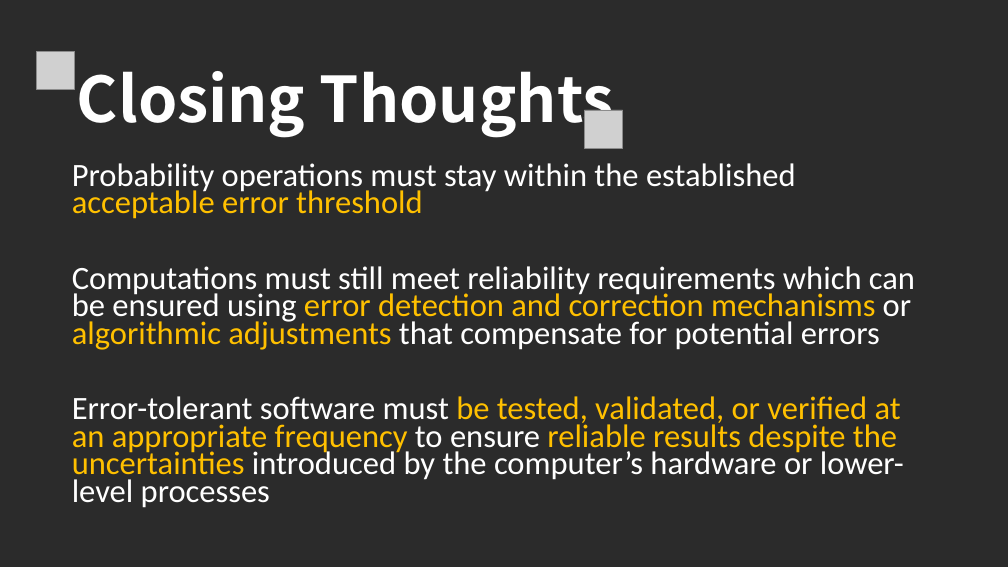
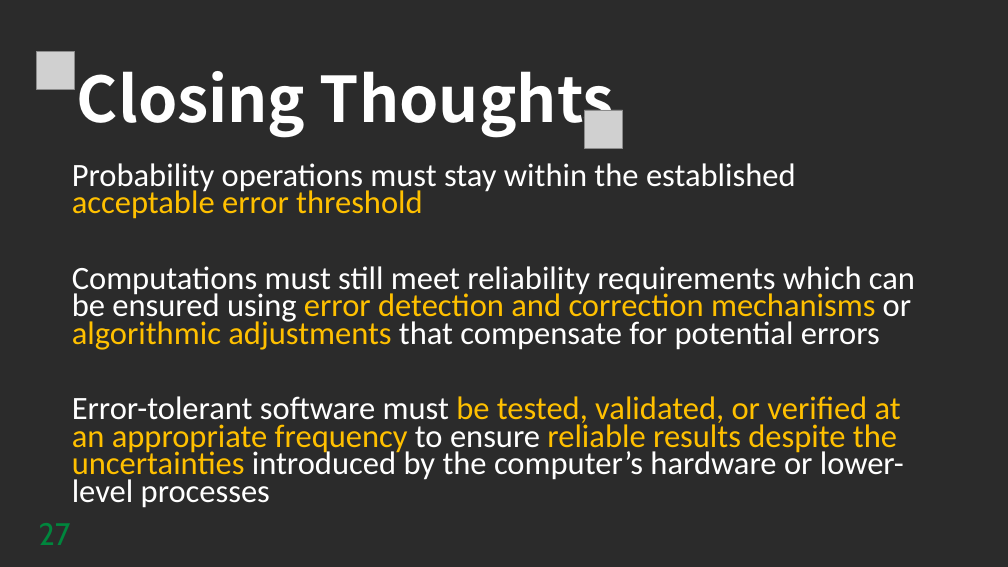
Before and after one commit to LoloMarty/2024-, a slide deck: slide 45 of CS4630/Approximate Computing.pptx. Drawn at 1008x567 pixels with LibreOffice and Linux fonts; fonts in the diff are those of the drawing; grey boxes stand for pictures; background and template pictures are left out; a plain dark background stands for a picture behind light text. Boxes give left, top, right and bottom in pixels: in the first picture for what was removed or moved away, otherwise in the second. Text is boxed around its words. In the diff, an @@ line names an element or a change of style, - is before the commit and + after.

```diff
--- a/CS4630/Approximate Computing.pptx
+++ b/CS4630/Approximate Computing.pptx
@@ text added at (x1=39, y1=523, x2=71, y2=545), 29.6 pt, text #00863D @@
+27
```
Also in this commit, not shown: 40 other slides changed, 1 other file.
